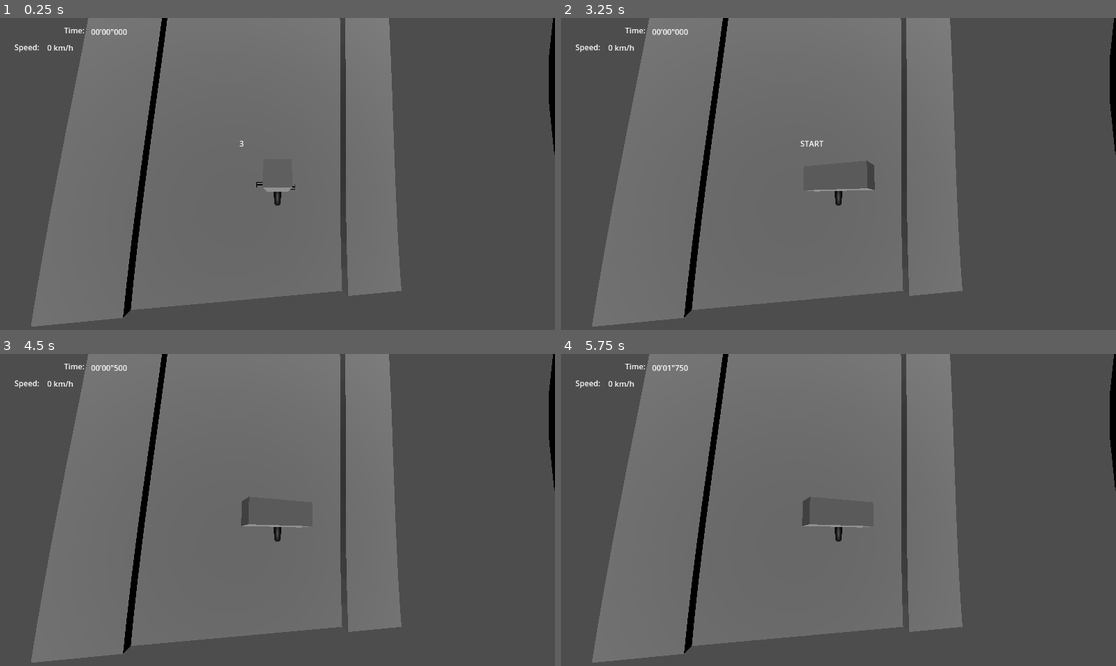
Above: before the commit, frames 1-4 (two rows, left to right).
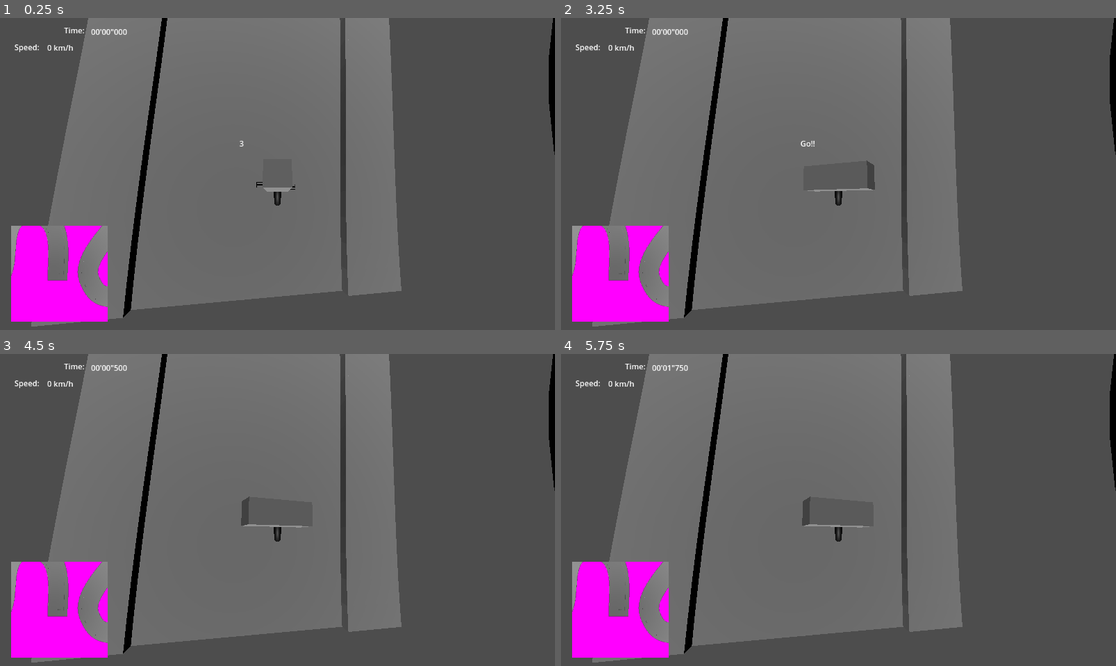
Above: after the commit, the same moments.

Repository: maxrchung/ride_in_the_rain
Game: Godot game, scene res://maps/test_map.tscn
Same seed, same stepped clock (60 frames per second), same inputs: the game is played once before the commit and once after it. This scene is started directly instead of the project's main scene. The engine's default icon, where the game draws it, is replaced by a stand-in: a white triangle on a blue panel in a dark square.
Inputs (mouse positions are in pixels of both pictures, inside the frame that each line leads up to):
- Up to frame 1 (0.25 s): no input
- Up to frame 2 (3.25 s): tap Enter at 0.5 s; move the mouse to (960, 158) at 0.52 s; hold Right (kb_right) 0.53-1.28 s; tap Space (crash) at 0.6, 1.25, 1.35, 2.1, 2.85 s; move the mouse to (727, 189) at 1.27 s; hold Left (kb_left) 1.28-2.03 s; move the mouse to (894, 105) at 2.02 s; hold Right (kb_right) 2.03-2.78 s; move the mouse to (810, 236) at 2.77 s; hold Up (kb_up) from 2.78 s (still down)
- Up to frame 3 (4.5 s): tap Enter at 3.5 s; move the mouse to (444, 556) at 3.52 s; release Up (kb_up) at 3.53 s; hold Left (kb_left) from 3.53 s (still down); tap Space (crash) at 3.6, 4.35 s; move the mouse to (111, 463) at 4.27 s
- Up to frame 4 (5.75 s): keep holding Left (kb_left); tap Space (crash) at 5, 5.1 s; move the mouse to (866, 510) at 5.02 s

The runs differ from the first frame. In frame 1, 3.9% of the frame differs, in the area x 2-20%, y 66-98%; in frame 2, 3.9%, in the area x 2-48%, y 39-98%; in frame 3, 3.9%; in frame 4, 3.9%.

Commit message:
holy minimap?

Diff:
--- /dev/null
+++ b/maps/minimap.gd
@@ -0,0 +1,15 @@
+extends Camera3D
+
+@export var follow_scan_radius: float
+@export var player_target: NodePath
+@onready var target = get_node(player_target)
+
+@export var player_rotation_target: NodePath
+@onready var target_rotation = get_node(player_rotation_target)
+
+func _ready():
+	size = follow_scan_radius
+
+func _process(delta):
+	position = Vector3(target.position.x, 30, target.position.z)
+	#rotation_degrees.y = target_rotation.rotation_degrees.y
--- a/maps/test_map.gd
+++ b/maps/test_map.gd
@@ -13,7 +13,7 @@
 	if $StartTimer.time_left > 0:
 		var seconds = int($StartTimer.time_left)
 		if seconds == 0:
-			$Hud/StartLabel.text = "START"
+			$Hud/StartLabel.text = "Go!!"
 		else:
 			$Hud/StartLabel.text = str(seconds)
 
--- a/maps/test_map.tscn
+++ b/maps/test_map.tscn
@@ -1,12 +1,15 @@
-[gd_scene load_steps=6 format=3 uid="uid://bboibipxo6flu"]
+[gd_scene load_steps=8 format=3 uid="uid://bboibipxo6flu"]
 
 [ext_resource type="Script" path="res://maps/test_map.gd" id="1_0a3d1"]
 [ext_resource type="PackedScene" uid="uid://c7k5ww22arkk2" path="res://gameobjects/bicycle.tscn" id="1_edykj"]
 [ext_resource type="PackedScene" uid="uid://dfnggqdwkl07a" path="res://assets/models/track_01.glb" id="2_6jibo"]
 [ext_resource type="Texture2D" uid="uid://djytkt442qiqt" path="res://icon.svg" id="4_8if12"]
+[ext_resource type="Script" path="res://maps/minimap.gd" id="5_ey4rv"]
 
 [sub_resource type="BoxShape3D" id="BoxShape3D_eigu5"]
 size = Vector3(33.6801, 41.8364, 1)
+
+[sub_resource type="ViewportTexture" id="ViewportTexture_0pe7u"]
 
 [node name="TestMap" type="Node3D"]
 script = ExtResource("1_0a3d1")
@@ -131,7 +134,7 @@
 offset_top = 280.0
 offset_right = 568.0
 offset_bottom = 303.0
-text = "FINISH"
+text = "FINISH!"
 
 [node name="StartTimer" type="Timer" parent="."]
 wait_time = 3.999
@@ -141,6 +144,31 @@
 wait_time = 3.999
 one_shot = true
 
+[node name="TextureRect" type="TextureRect" parent="."]
+offset_left = 23.0
+offset_top = 431.0
+offset_right = 223.0
+offset_bottom = 631.0
+texture = SubResource("ViewportTexture_0pe7u")
+
+[node name="SubViewportContainer" type="SubViewportContainer" parent="TextureRect"]
+layout_mode = 0
+offset_right = 200.0
+offset_bottom = 200.0
+
+[node name="SubViewport" type="SubViewport" parent="TextureRect/SubViewportContainer"]
+transparent_bg = true
+handle_input_locally = false
+size = Vector2i(200, 200)
+render_target_update_mode = 4
+
+[node name="Camera3D" type="Camera3D" parent="TextureRect/SubViewportContainer/SubViewport"]
+transform = Transform3D(1, 1.74846e-07, -3.82137e-15, -3.82137e-15, 4.37114e-08, 1, 1.74846e-07, -1, 4.37114e-08, 46.684, 12.45, 42.851)
+projection = 1
+script = ExtResource("5_ey4rv")
+follow_scan_radius = 100.0
+player_target = NodePath("../../../../Bicycle")
+
 [connection signal="pressed" from="WinUi/PlayAgainButton" to="." method="_on_play_again_button_pressed"]
 [connection signal="pressed" from="WinUi/LeaveButton" to="." method="_on_leave_button_pressed"]
 [connection signal="pressed" from="LoseUi/TryAgainButton" to="." method="_on_try_again_button_pressed"]
